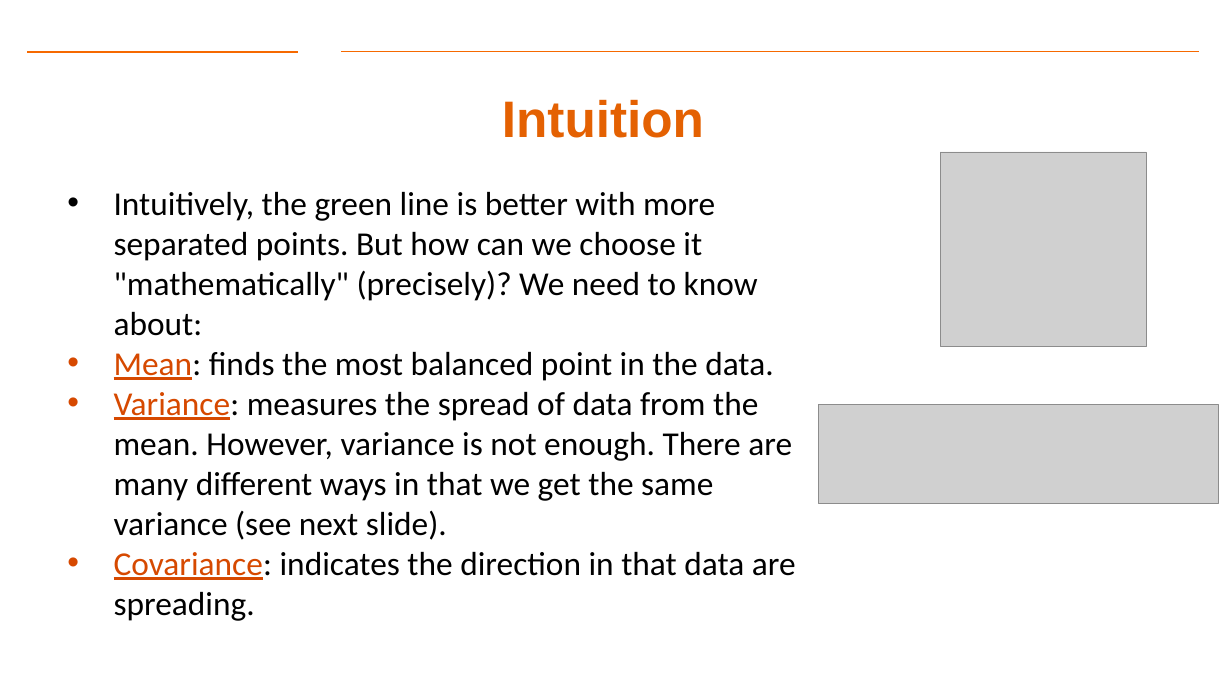
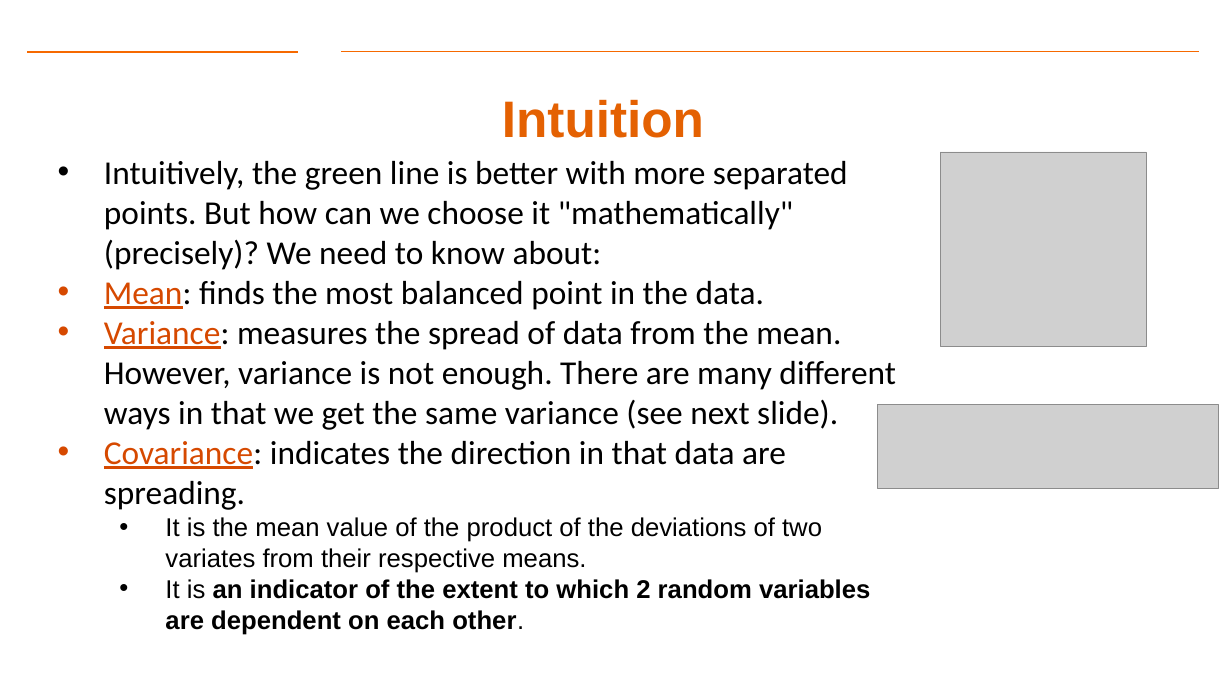
Before and after one commit to gk5951/RIT-DSCI-633-FDS, a slide deck: slide 19 of Syllabus/Lecture14/Lec14.pptx. Drawn at 1232x693 pixels with LibreOffice and Linux fonts; fonts in the diff are those of the drawing; grey boxes stand for pictures; background and template pictures are left out. Boxes give left, top, right and bottom in pixels: in the first picture for what was removed or moved away, otherwise in the second. Text is boxed around its words. In the diff, an @@ line names an element or a change of style, - is before the commit and + after.

```diff
--- a/Syllabus/Lecture14/Lec14.pptx
+++ b/Syllabus/Lecture14/Lec14.pptx
@@ text "Intuitively, the green line is ...": place and size @@
-text "Intuitively, the green line is ..." at [114,192,796,621]
+text "Intuitively, the green line is ..." at [104,161,896,635]
@@ picture: place and size @@
-picture at [819,405,1218,504]
+picture at [878,405,1218,489]
@@ text at [165,517,870,635]: paragraphs added @@
+  • It is the mean value of the product of the deviations of two variates from their respective means.
+  • It is an indicator of the extent to which 2 random variables are dependent on each other.
```
Also in this commit, not shown: 3 other slides changed.
